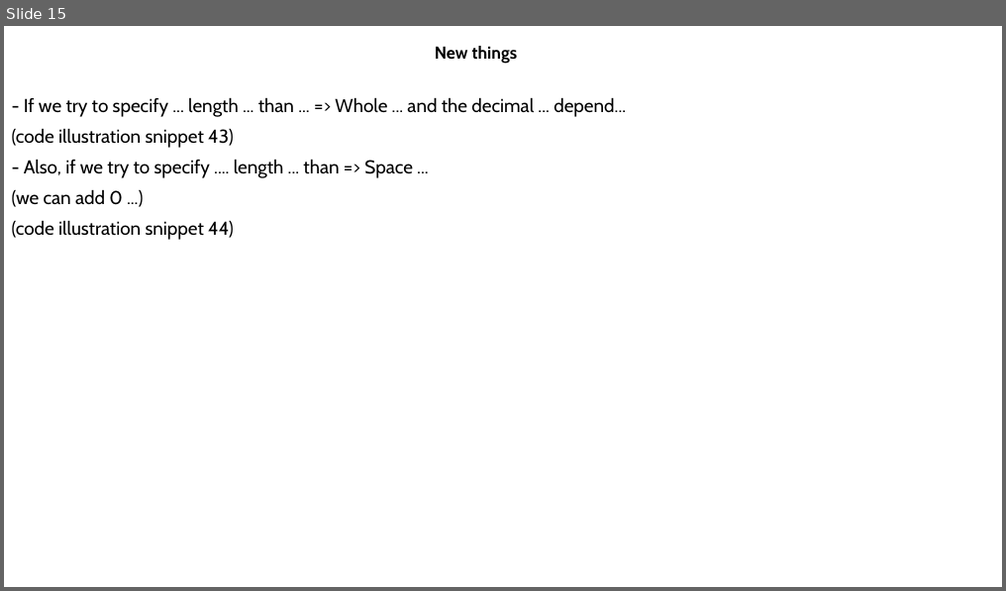
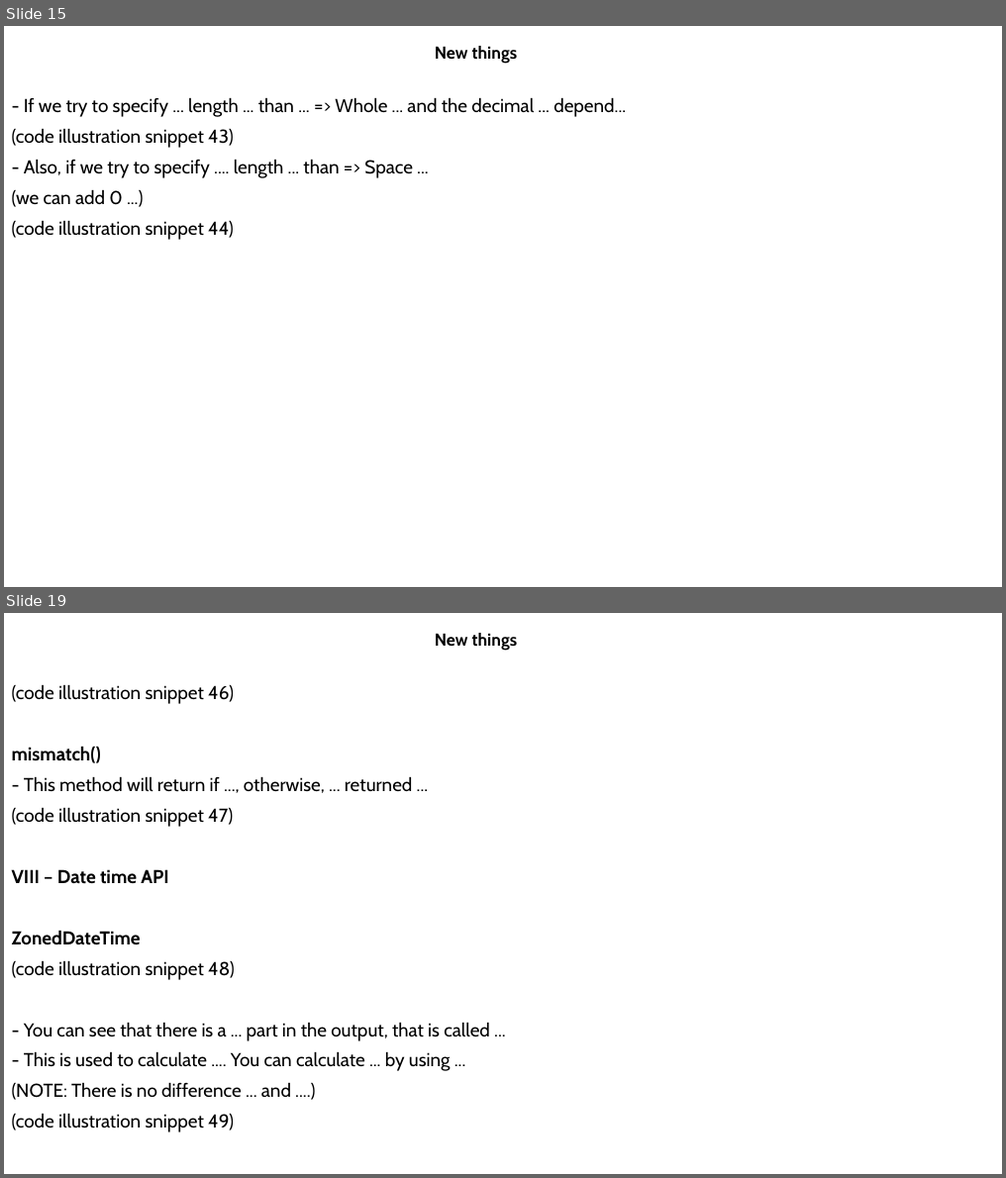
Before and after one commit to MaiDinhVinh/CS-Java, a slide deck: OCP17/JSE17 Migration.pptx. Shown one above the other, each under a label of ours: slide 15 before the commit, slides 15 and 19 after it; the slides between them are not shown. The pictures are 1006x591 and 1006x1178 pixels, drawn with LibreOffice and Linux fonts; fonts in the diff are those of the drawing. Boxes give left, top, right and bottom in pixels: in the first picture for what was removed or moved away, otherwise in the second. Text is boxed around its words. In the diff, an @@ line names an element or a change of style, - is before the commit and + after.

Commit message:
java 17 migration part 2 completed

```diff
--- a/OCP17/JSE17 Migration.pptx
+++ b/OCP17/JSE17 Migration.pptx
@@ slide 19 added at (4, 613, 1002, 1174), background #FFFFFF @@
@@ subtitle added at (435, 633, 518, 651), 16.6 pt, text #000000, bold @@
+New things
@@ text added at (12, 684, 490, 1133), 18 pt, text #000000 @@
+(code illustration snippet 46)
+mismatch()
+- This method will return if ..., otherwise, ... returned ...
+(code illustration snippet 47)
+VIII – Date time API
+ZonedDateTime
+(code illustration snippet 48)
+- You can see that there is a ... part in the output, that is called ...
+- This is used to calculate .... You can calculate ... by using ...
+(NOTE: There is no difference ... and ....)
+(code illustration snippet 49)
```
Also in this commit, not shown: 13 other slides added.
